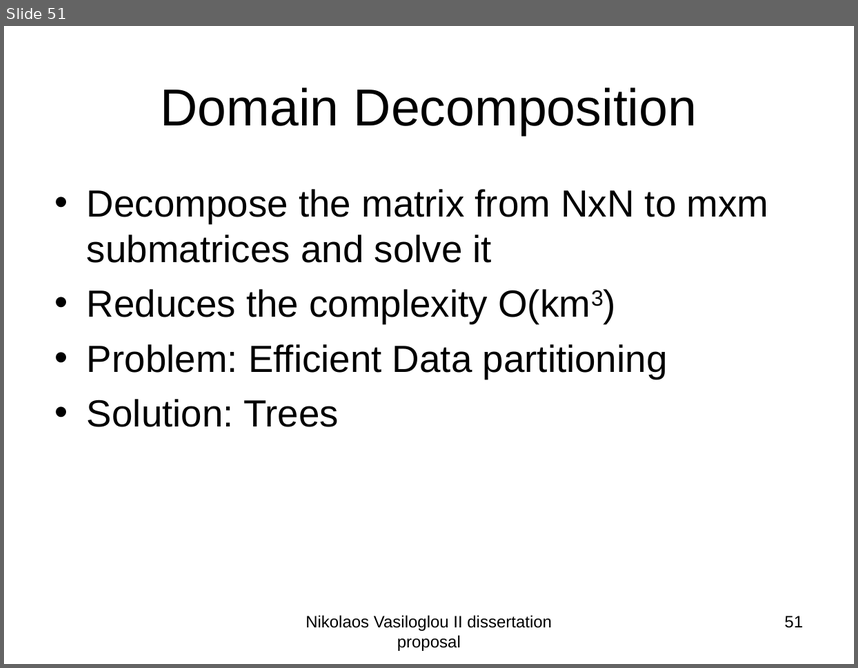
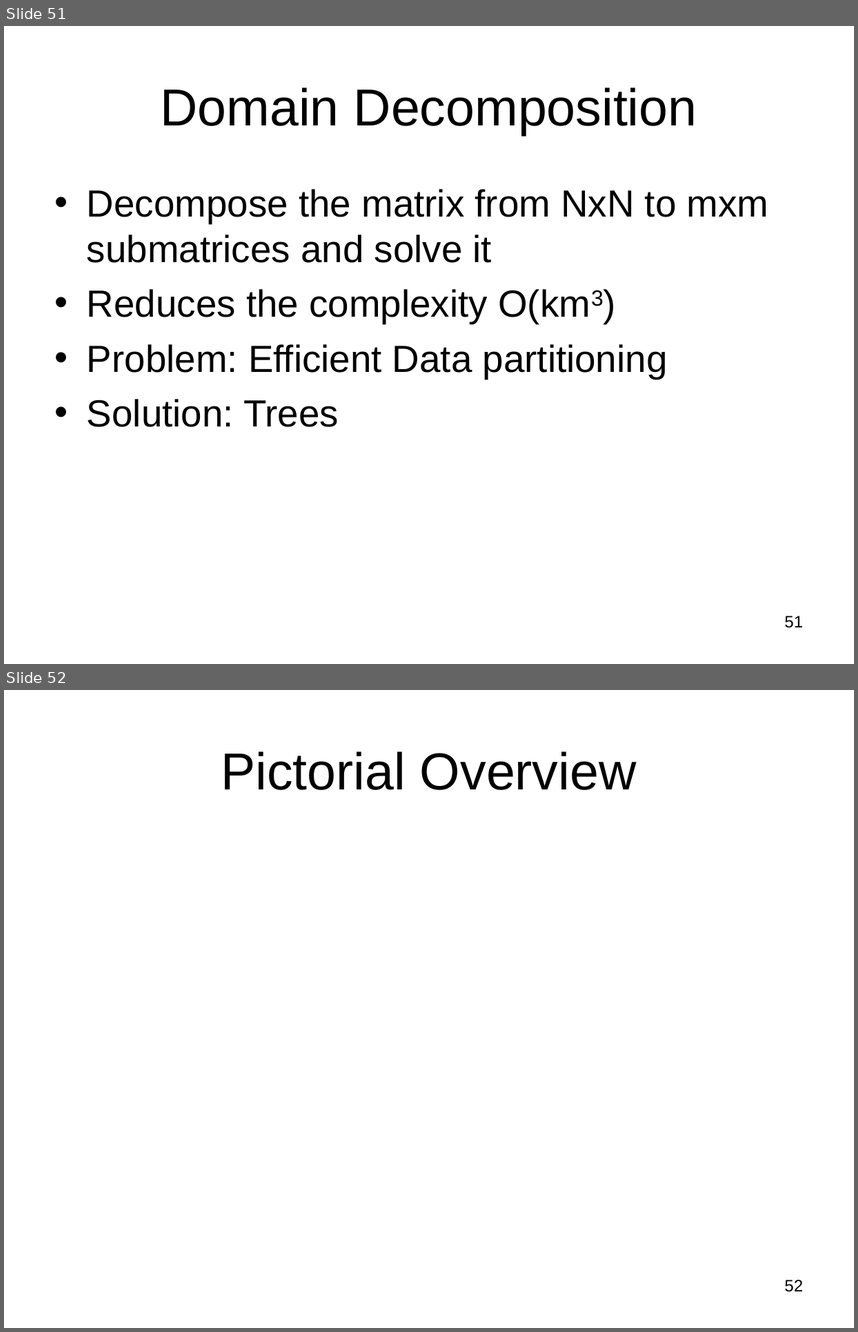
Before and after one commit to subailong/mlpack, a slide deck: fastlib/u/nvasil/docs/proposal/proposal.ppt. Shown one above the other, each under a label of ours: slide 51 before the commit, slides 51 and 52 after it. The pictures are 858x668 and 858x1332 pixels, drawn with LibreOffice and Linux fonts; fonts in the diff are those of the drawing. Boxes give left, top, right and bottom in pixels: in the first picture for what was removed or moved away, otherwise in the second. Text is boxed around its words. In the diff, an @@ line names an element or a change of style, - is before the commit and + after.

```diff
--- a/fastlib/u/nvasil/docs/proposal/proposal.ppt
+++ b/fastlib/u/nvasil/docs/proposal/proposal.ppt
@@ slide 52 added at bbox=[4, 690, 854, 1328], background #FFFFFF @@
@@ title added at bbox=[221, 751, 637, 790], 44 pt, text #000000 @@
+Pictorial Overview
@@ page number added at bbox=[784, 1279, 803, 1292], 14 pt, text #000000 @@
+52
@@ slide 51 changed as well @@
@@ text removed at bbox=[306, 615, 552, 650] @@
-Nikolaos Vasiloglou II dissertation proposal
```
Also in this commit, not shown: 50 other slides changed, 1 other slide added.
